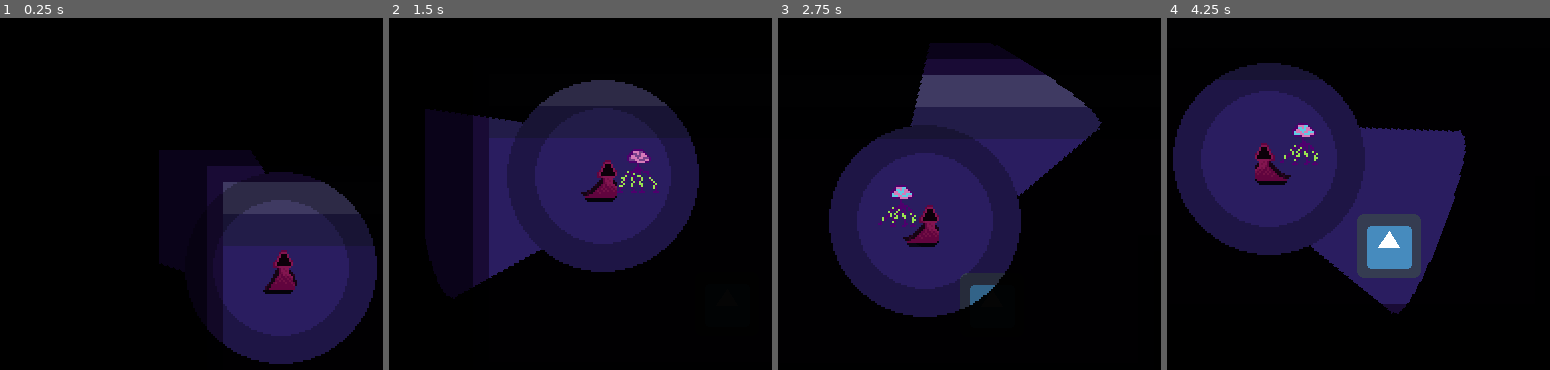
Above: before the commit, frames 1-4 (left to right).
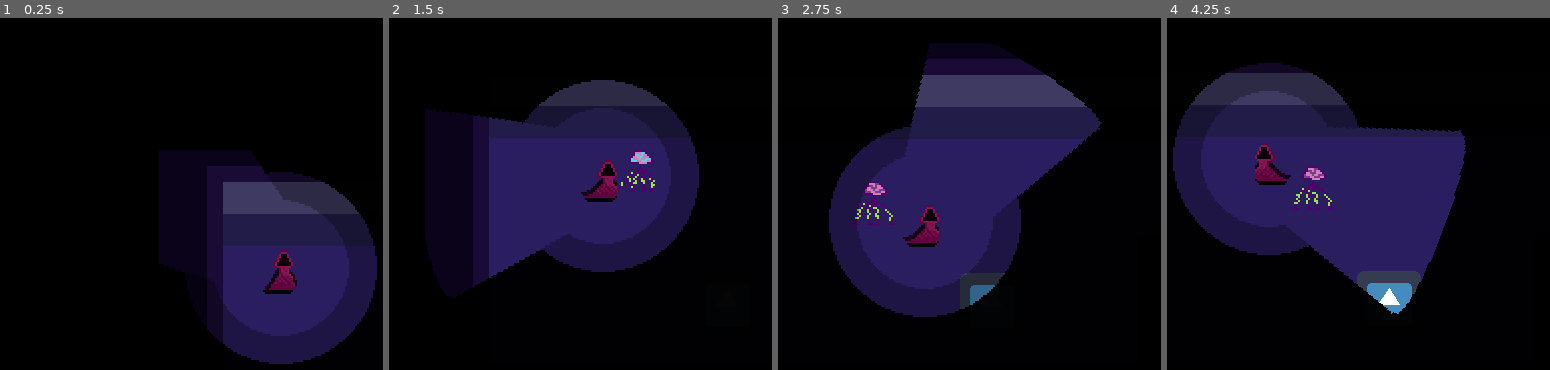
Above: after the commit, the same moments.

Repository: K4zkis/Godot-WildJam-50
Game: Godot game, scene res://World.tscn
Two runs of this game, one before a commit and one after it. Both use one fixed random seed, a clock stepped at 60 frames per second and the inputs below. The engine's default icon, where the game draws it, is replaced by a stand-in: a white triangle on a blue panel in a dark square.
Inputs (mouse positions are in pixels of both pictures, inside the frame that each line leads up to):
- Up to frame 1 (0.25 s): no input
- Up to frame 2 (1.5 s): tap Enter at 0.5 s; move the mouse to (680, 162) at 0.52 s; hold Right (ui_right) 0.53-1.28 s; move the mouse to (446, 204) at 1.27 s; hold Down (ui_down) from 1.28 s (still down)
- Up to frame 3 (2.75 s): move the mouse to (1003, 91) at 2.02 s; release Down (ui_down) at 2.03 s; hold Right (ui_right) from 2.03 s (still down)
- Up to frame 4 (4.25 s): move the mouse to (1308, 267) at 2.77 s; release Right (ui_right) at 2.78 s; hold Up (ui_up) 2.78-3.53 s; move the mouse to (1504, 246) at 3.52 s; hold Left (ui_left) from 3.53 s (still down)

The runs differ from the first frame. In frame 1, 1.0% of the frame differs, in the area x 58-74%, y 46-56%; in frame 2, 2.9%; in frame 3, 3.1%; in frame 4, 7.7%, in the area x 16-67%, y 20-85%.

Commit message:
spider pathfinding update with some obstacle avoidance

Diff:
--- a/Rogue-Ritual/Spider.gd
+++ b/Rogue-Ritual/Spider.gd
@@ -1,27 +1,48 @@
 extends KinematicBody2D
 
-export (int) var SPIDER_SPEED = 20
+var velocity := Vector2.ZERO
+export (float) var MAX_SPEED_SPIDER = 25
+export var path_to_player := NodePath()
 # Declare member variables here. Examples:
 # var a = 2
 # var b = "text"
 
-onready var player = get_parent().get_node("Player")
+onready var player := get_node(path_to_player)
+onready var _agent : NavigationAgent2D = $NavigationAgent2D
+onready var _timer: Timer = $Timer
+
 # Called when the node enters the scene tree for the first time.
 func _ready():
-	pass # Replace with function body.
+	_update_pathfinding()
+	_timer.connect("timeout", self, "_update_pathfinding")
+	_agent.connect("velocity_computed", self, "move")
 
 
 # Called every frame. 'delta' is the elapsed time since the previous frame.
 #func _process(delta):
 #	pass
 
-func _physics_process(_delta):
-	if player:
-		var direction = (player.position - position).normalized()
-		direction = move_and_slide(direction * SPIDER_SPEED)
+func _physics_process(delta: float) -> void:
+	if _agent.is_navigation_finished():
+		return
+	var direction := global_position.direction_to(_agent.get_next_location())
+	var desired_velocity = direction * MAX_SPEED_SPIDER
+	var steering = (desired_velocity - velocity)*delta*4.0
+	velocity += steering
+	_agent.set_velocity(velocity)
+
+	#if player:
+		#var direction = (player.position - position).normalized()
+		#direction = move_and_slide(direction * SPIDER_SPEED)
 
 	for i in get_slide_count():
 		var collision = get_slide_collision(i)
 		var object = collision.collider
 		if object.is_in_group("player"):
 			object.apply_damage()
+
+func _update_pathfinding()-> void:
+	_agent.set_target_location(player.global_position)
+
+func move(velocity: Vector2)-> void:
+	velocity = move_and_slide(velocity)
--- a/Rogue-Ritual/Spider.tscn
+++ b/Rogue-Ritual/Spider.tscn
@@ -20,7 +20,6 @@
 
 [node name="AnimatedSprite" type="AnimatedSprite" parent="."]
 frames = SubResource( 1 )
-frame = 1
 playing = true
 
 [node name="CollisionShape2D" type="CollisionShape2D" parent="."]
--- a/Rogue-Ritual/World.tscn
+++ b/Rogue-Ritual/World.tscn
@@ -252,6 +252,11 @@
 } ]
 0/z_index = 0
 
+[sub_resource type="NavigationPolygon" id=26]
+vertices = PoolVector2Array( 278, 54, 279, 89, 218, 89, 41, 52, 41, 150, 218, 150 )
+polygons = [ PoolIntArray( 0, 1, 2, 3 ), PoolIntArray( 4, 3, 2, 5 ) ]
+outlines = [ PoolVector2Array( 41, 52, 278, 54, 279, 89, 218, 89, 218, 150, 41, 150 ) ]
+
 [node name="Node2D" type="Node2D"]
 
 [node name="Player" parent="." instance=ExtResource( 1 )]
@@ -262,6 +267,8 @@
 
 [node name="Boss" parent="." instance=ExtResource( 2 )]
 position = Vector2( 151, 131 )
+
+[node name="NavigationObstacle2D" type="NavigationObstacle2D" parent="Boss"]
 
 [node name="TileMap" type="TileMap" parent="."]
 z_index = -2
@@ -269,9 +276,6 @@
 format = 1
 tile_data = PoolIntArray( 0, 0, 196609, 1, 0, 3, 2, 0, 3, 3, 0, 3, 4, 0, 0, 65536, 0, 1, 65537, 0, 65538, 65538, 0, 65538, 65539, 0, 65539, 65540, 0, 196611, 131072, 0, 131072, 131073, 0, 131073, 131074, 0, 131073, 131075, 0, 196611 )
 
-[node name="Spider" parent="." instance=ExtResource( 4 )]
-position = Vector2( 132, 65 )
-
 [node name="CanvasModulate" type="CanvasModulate" parent="."]
 color = Color( 0.0235294, 0.0235294, 0.0235294, 1 )
 
@@ -294,6 +298,28 @@
 mode = 2
 script = ExtResource( 9 )
 
+[node name="Navigation2D_ for Spider1" type="Navigation2D" parent="."]
+edge_connection_margin = 5.0
+
+[node name="NavigationPolygonInstance" type="NavigationPolygonInstance" parent="Navigation2D_ for Spider1"]
+navpoly = SubResource( 26 )
+
+[node name="Spider" parent="Navigation2D_ for Spider1" instance=ExtResource( 4 )]
+position = Vector2( 132, 65 )
+path_to_player = NodePath("../../Player")
+
+[node name="NavigationAgent2D" type="NavigationAgent2D" parent="Navigation2D_ for Spider1/Spider"]
+target_desired_distance = 15.0
+path_max_distance = 20.0
+avoidance_enabled = true
+radius = 40.0
+
+[node name="Timer" type="Timer" parent="Navigation2D_ for Spider1/Spider"]
+wait_time = 0.5
+autostart = true
+
 [connection signal="timeout" from="Timer" to="Player" method="Timer_timeout"]
 
 [editable path="Player"]
+[editable path="Boss"]
+[editable path="Navigation2D_ for Spider1/Spider"]
Not shown: 1 places in Rogue-Ritual/World.tscn that only renumber resources
